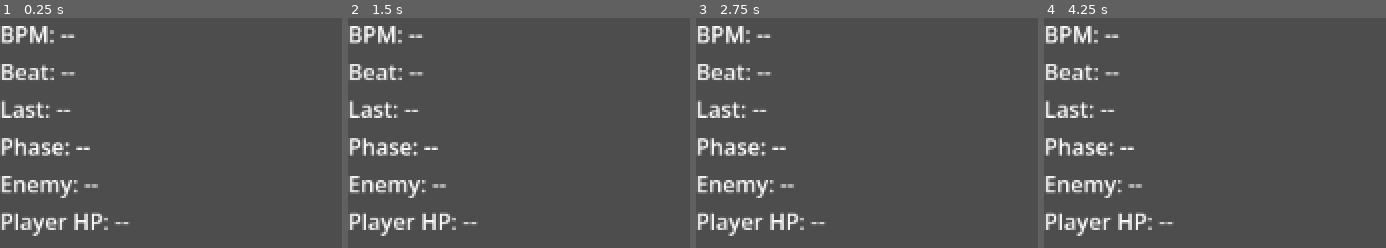
Above: before the commit, frames 1-4 (left to right).
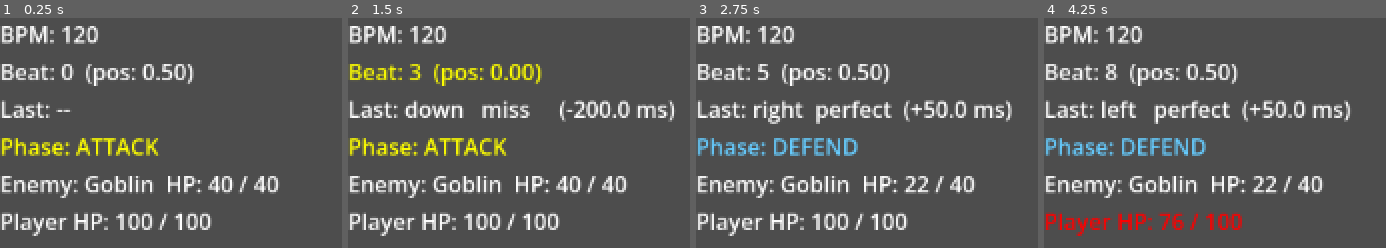
Above: after the commit, the same moments.

Repository: Parz1val1/rhythm-game-prototype
Game: Godot game, scene res://test_scene.tscn
Same seed, same stepped clock (60 frames per second), same inputs: the game is played once before the commit and once after it. The project has no main scene, so this scene is started directly.
Inputs:
- Up to frame 1 (0.25 s): no input
- Up to frame 2 (1.5 s): hold Right (rhythm_right) 0.53-1.28 s; hold Down (rhythm_down) from 1.28 s (still down)
- Up to frame 3 (2.75 s): release Down (rhythm_down) at 2.03 s; hold Right (rhythm_right) from 2.03 s (still down)
- Up to frame 4 (4.25 s): release Right (rhythm_right) at 2.78 s; hold Up (rhythm_up) 2.78-3.53 s; hold Left (rhythm_left) from 3.53 s (still down)

The runs differ from the first frame. In frame 1, 7.1% of the frame differs, in the area x 0-82%, y 3-93%; in frame 2, 11%; in frame 3, 10%; in frame 4, 11%, in the area x 0-90%, y 3-95%.
Error before the commit: Parse Error: Cannot infer the type of "phase" variable because the value doesn't have a set type. (res://test_scene.gd:89)

Commit message:
fix: explicit StringName type on phase var to resolve parse error
_combat is typed as Node so := cannot infer get_phase_name()'s return type.

Co-Authored-By: Claude Sonnet 4.6 <noreply@anthropic.com>

Diff:
--- a/test_scene.gd
+++ b/test_scene.gd
@@ -86,7 +86,7 @@
 	_beat_label.text = "Beat: %d  (pos: %.2f)" % [BeatClock.beat_number, BeatClock.beat_position]
 
 	# Phase label: yellow while attacking, blue while defending.
-	var phase := _combat.get_phase_name()
+	var phase: StringName = _combat.get_phase_name()
 	_phase_label.text = "Phase: %s" % phase
 	_phase_label.modulate = Color.YELLOW if phase == &"ATTACK" else Color(0.4, 0.8, 1.0)
 
